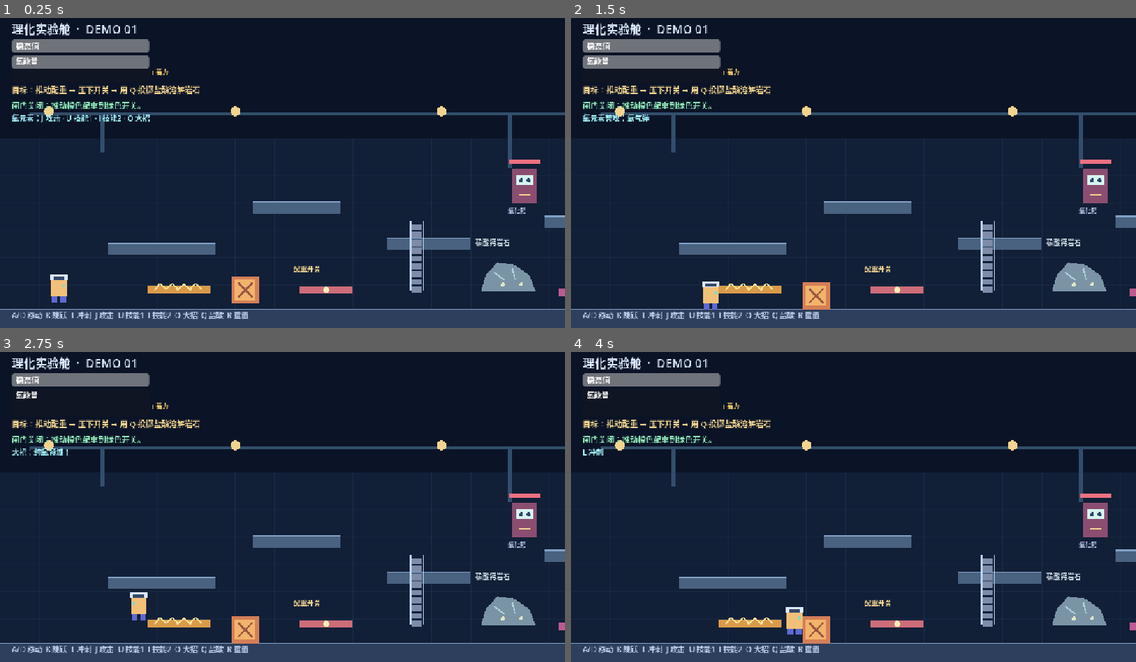
Above: before the commit, frames 1-4 (two rows, left to right).
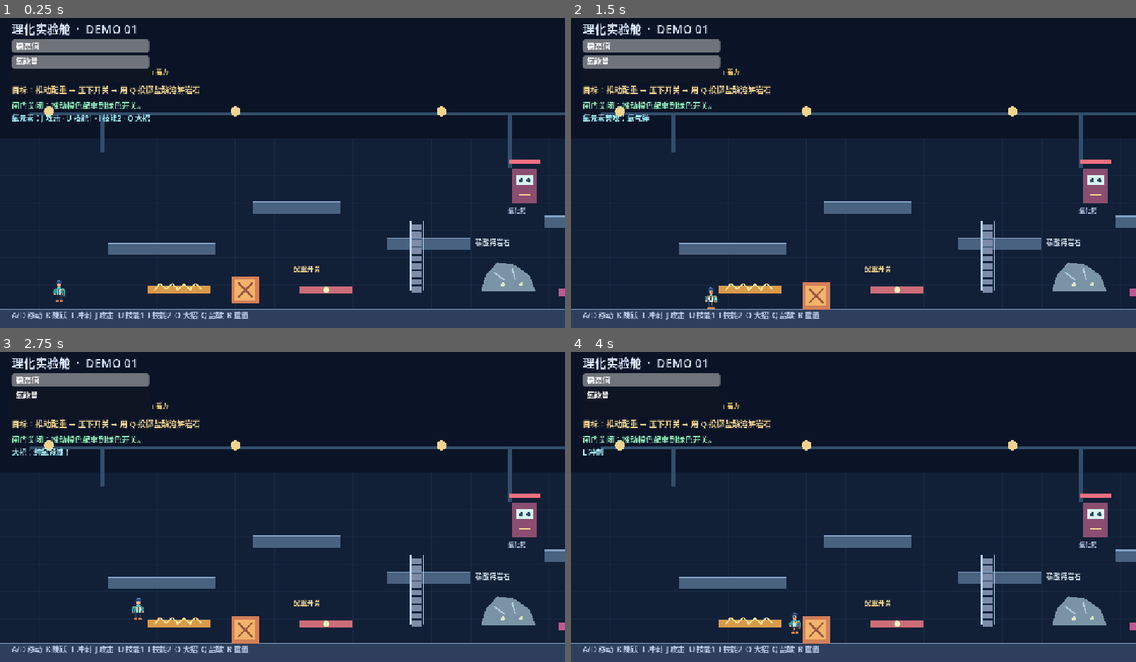
Above: after the commit, the same moments.

Repository: XHTimmo/biggamejam261002
Game: Godot game, scene res://main.tscn
The game is run twice, just before and just after one commit, with the same random seed, the same clock (stepped at 60 frames per second) and the same inputs.
Inputs (mouse positions are in pixels of both pictures, inside the frame that each line leads up to):
- Up to frame 1 (0.25 s): no input
- Up to frame 2 (1.5 s): move the mouse to (977, 154) at 0.52 s; hold D (move_right) from 0.53 s (still down); tap L (dash) at 0.6 s; click (977, 154) at 0.67 s; tap K (jump) at 0.77 s; tap Enter at 1.25 s; move the mouse to (740, 185) at 1.27 s; tap J (oxygen_normal) at 1.35 s
- Up to frame 3 (2.75 s): tap K (jump) at 1.52 s; move the mouse to (339, 432) at 2.02 s; release D (move_right) at 2.03 s; hold A (move_left) from 2.03 s (still down); tap O (oxygen_ultimate) at 2.1 s
- Up to frame 4 (4 s): move the mouse to (825, 565) at 2.77 s; release A (move_left) at 2.78 s; hold D (move_right) from 2.78 s (still down); tap Q (use_acid) at 2.85 s; click (825, 565) at 2.92 s; tap K (jump) at 3.02, 3.77 s; move the mouse to (1023, 550) at 3.52 s; tap L (dash) at 3.6 s

The runs differ from the first frame. In frame 1, 0.3% of the frame differs, in the area x 8-12%, y 82-92%; in frame 2, 0.2%; in frame 3, 0.2%; in frame 4, 0.3%.

Commit message:
feat: add protagonist idle pixel frame

Diff:
--- /dev/null
+++ b/assets/character/hero_idle_01.json
@@ -0,0 +1,56 @@
+{
+	"height": 48,
+	"name": "hero_idle_01",
+	"palette": "res://assets/palette.gpl",
+	"rows": [
+		"................................",
+		"................................",
+		"................................",
+		"................................",
+		"...........11111111111..........",
+		"...........1CEEEEECCC1..........",
+		"...........1CEEEEECCC1..........",
+		"...........DDDDDDDEEED..........",
+		"..........1DDDDDDDEEECC.........",
+		"..........CCCDDDDDDCCCC.........",
+		"..........CCCDDDDDDCCCC.........",
+		"..........CDAAAAAAAAACC.........",
+		"..........CDAABBBBBBACC.........",
+		"..........CDAA1BBB1BACC.........",
+		"..........CCAA1BBB1BA11.........",
+		"..........11AAAA99AAA11.........",
+		"..........11AAAAAAAAA11.........",
+		"..........11AAAAAAAAA11.........",
+		"..........1111AAAAA1111.........",
+		"..........111HHHHHHH111.........",
+		".......111111HHHHHHH111111......",
+		".......111GGGGGGGGGGGGGHHH......",
+		"....1111GGGLLGGGGGGGLLGHHHL111..",
+		"....1111GGGLL7722777LLGGLLL441..",
+		"....1GGGGGGLL882HH88LLGGLLLGG1..",
+		"....FFGGGGGLLMM2HHMMLLGGG4GHH1..",
+		"....FFGGGGG78MM2HHMM8GGGG4IHH1..",
+		"....FFGGGGG78882HH888GGGG4IHH1..",
+		"....FFGGGGG78882HH888GGGG4IHH1..",
+		"....FFGGGFFF8882HH888FFGG4IHH1..",
+		"....FFGGGFFF8882HH888FFGG4IHH1..",
+		"....1AAAAFFF8882HH888FFAA4GHH1..",
+		"....1AAAAFFF8882HH888FFAA4GHH1..",
+		"....1AAAAFFF888888888FFAA4GHH1..",
+		"....1111111333311133331114GGG1..",
+		".......1111322L111L22311KKKKK1..",
+		"..........1322L1.1L2231.KKKKK1..",
+		"..........1322L1.1L2231.111111..",
+		"..........1322L1.1L2231.111111..",
+		"..........1322L1.1L2231.........",
+		"..........1322L1.1L2231.........",
+		"..........1322L1.1L2231.........",
+		"..........132221.122231.........",
+		"..........132221.122231.........",
+		"........11KKMMKK11KKMMKK1.......",
+		"........11KKKKKK11KKKKKK1.......",
+		"........1LLLLLLL11LLLLLLL.......",
+		"........1LLLLLLL11LLLLLLL......."
+	],
+	"width": 32
+}
--- a/player.gd
+++ b/player.gd
@@ -1,4 +1,6 @@
 extends CharacterBody2D
+
+const HERO_IDLE_TEXTURE = preload("res://assets/character/hero_idle_01.png")
 
 signal stability_changed(value: float, maximum: float)
 signal acid_requested(origin: Vector2, direction: Vector2)
@@ -31,10 +33,15 @@
 var skill_cooldown := 0.0
 var dash_timer := 0.0
 var dash_cooldown := 0.0
+var hero_sprite: Sprite2D
 
 func _ready() -> void:
 	add_to_group("player")
 	spawn_position = global_position
+	hero_sprite = Sprite2D.new()
+	hero_sprite.texture = HERO_IDLE_TEXTURE
+	hero_sprite.texture_filter = CanvasItem.TEXTURE_FILTER_NEAREST
+	add_child(hero_sprite)
 	queue_redraw()
 
 func _physics_process(delta: float) -> void:
@@ -117,6 +124,8 @@
 			attack_state_changed.emit("大招未就绪：氧能量需要充满")
 
 	move_and_slide()
+	if hero_sprite:
+		hero_sprite.flip_h = facing < 0.0
 	if global_position.y > 900.0:
 		reset_to_spawn()
 	queue_redraw()
@@ -158,13 +167,6 @@
 	player_reset.emit()
 
 func _draw() -> void:
-	# Simple pixel-like researcher placeholder.
-	draw_rect(Rect2(-16, -26, 32, 40), Color("#f2c078"), true)
-	draw_rect(Rect2(-18, -31, 36, 12), Color("#dbe8ff"), true)
-	draw_rect(Rect2(-11, -27, 22, 7), Color("#344a69"), true)
-	draw_rect(Rect2(-14, 14, 11, 12), Color("#5e6ad2"), true)
-	draw_rect(Rect2(3, 14, 11, 12), Color("#5e6ad2"), true)
-	draw_circle(Vector2(10.0 * facing, -8.0), 3.0, Color("#74e0ce"))
 	if charging:
 		var charge_ratio := clampf(charge_time / MAX_CHARGE_TIME, 0.0, 1.0)
 		draw_arc(Vector2.ZERO, 32.0 + charge_ratio * 12.0, -PI * 0.8, PI * 0.8, 24, Color("#ffd76e"), 4.0)
--- /dev/null
+++ b/tools/generate_hero_idle.gd
@@ -0,0 +1,132 @@
+extends SceneTree
+
+const PALETTE = preload("res://assets/palette.gd")
+const WIDTH := 32
+const HEIGHT := 48
+const SYMBOLS := "0123456789ABCDEFGHIJKLMNOPQRSTUV"
+
+var pixels: Array = []
+
+func _initialize() -> void:
+	for y in range(HEIGHT):
+		var row: Array[String] = []
+		row.resize(WIDTH)
+		row.fill(".")
+		pixels.append(row)
+
+	# Deep-blue silhouette outline.
+	_rect(11, 4, 21, 13, "1")
+	_rect(10, 8, 22, 19, "1")
+	_rect(13, 17, 19, 22, "1")
+	_rect(7, 20, 25, 35, "1")
+	_rect(4, 22, 10, 34, "1")
+	_rect(22, 22, 28, 34, "1")
+	_rect(10, 33, 15, 46, "1")
+	_rect(17, 33, 22, 46, "1")
+	_rect(8, 44, 16, 48, "1")
+	_rect(16, 44, 24, 48, "1")
+	_rect(24, 22, 29, 38, "1")
+
+	# Hair: dark blue base, blue body, bright blue edge highlights.
+	_rect(12, 5, 20, 8, "C")
+	_rect(11, 7, 21, 11, "D")
+	_rect(10, 9, 12, 14, "C")
+	_rect(19, 8, 22, 13, "C")
+	_rect(13, 5, 17, 6, "E")
+	_rect(18, 7, 20, 8, "E")
+	_rect(11, 11, 12, 13, "D")
+
+	# Face and neck.
+	_rect(12, 11, 20, 17, "A")
+	_rect(14, 12, 19, 14, "B")
+	_rect(13, 15, 19, 17, "A")
+	_rect(14, 13, 14, 14, "1")
+	_rect(18, 13, 18, 14, "1")
+	_rect(16, 15, 17, 15, "9")
+	_rect(14, 18, 18, 21, "A")
+	_rect(13, 19, 19, 20, "H")
+
+	# Short teal academy jacket and light experimental inner shirt.
+	_rect(8, 22, 12, 32, "F")
+	_rect(19, 22, 24, 32, "F")
+	_rect(10, 21, 22, 24, "G")
+	_rect(11, 23, 21, 33, "7")
+	_rect(12, 24, 20, 33, "8")
+	_rect(8, 22, 10, 29, "G")
+	_rect(21, 22, 24, 30, "G")
+	_rect(9, 29, 11, 33, "F")
+	_rect(21, 29, 23, 33, "F")
+	_rect(11, 22, 12, 25, "L")
+	_rect(20, 22, 21, 25, "L")
+	_rect(15, 23, 16, 32, "2")
+	_rect(16, 24, 17, 32, "H")
+	_rect(13, 25, 14, 26, "M")
+	_rect(18, 25, 19, 26, "M")
+
+	# Arms and hands.
+	_rect(5, 24, 8, 31, "G")
+	_rect(23, 24, 26, 31, "G")
+	_rect(5, 31, 8, 33, "A")
+	_rect(23, 31, 26, 33, "A")
+	_rect(4, 25, 5, 30, "F")
+	_rect(26, 25, 27, 30, "F")
+
+	# Dark pants with a bright academy stripe.
+	_rect(11, 34, 14, 44, "3")
+	_rect(18, 34, 21, 44, "3")
+	_rect(12, 35, 14, 44, "2")
+	_rect(18, 35, 20, 44, "2")
+	_rect(14, 35, 14, 41, "L")
+	_rect(18, 35, 18, 41, "L")
+
+	# Orange-accented experiment boots.
+	_rect(10, 44, 15, 46, "K")
+	_rect(18, 44, 23, 46, "K")
+	_rect(9, 46, 15, 47, "L")
+	_rect(18, 46, 24, 47, "L")
+	_rect(12, 44, 13, 44, "M")
+	_rect(20, 44, 21, 44, "M")
+
+	# Oxygen canister and hose on the back.
+	_rect(25, 23, 28, 36, "4")
+	_rect(26, 24, 28, 35, "G")
+	_rect(27, 25, 28, 33, "H")
+	_rect(26, 26, 26, 30, "I")
+	_rect(24, 22, 26, 24, "L")
+	_rect(23, 21, 25, 22, "H")
+	_rect(24, 35, 28, 36, "K")
+
+	# Export PNG and an editable palette-index source grid.
+	var output_dir := ProjectSettings.globalize_path("res://assets/character")
+	DirAccess.make_dir_recursive_absolute(output_dir)
+	var image := Image.create(WIDTH, HEIGHT, false, Image.FORMAT_RGBA8)
+	for y in range(HEIGHT):
+		for x in range(WIDTH):
+			var symbol: String = pixels[y][x]
+			if symbol == ".":
+				image.set_pixel(x, y, Color(0, 0, 0, 0))
+			else:
+				var index := SYMBOLS.find(symbol)
+				image.set_pixel(x, y, PALETTE.COLORS[index])
+	image.save_png("res://assets/character/hero_idle_01.png")
+
+	var rows: Array[String] = []
+	for row in pixels:
+		rows.append("".join(row))
+	var source := {
+		"name": "hero_idle_01",
+		"width": WIDTH,
+		"height": HEIGHT,
+		"palette": "res://assets/palette.gpl",
+		"rows": rows
+	}
+	var source_file := FileAccess.open("res://assets/character/hero_idle_01.json", FileAccess.WRITE)
+	source_file.store_string(JSON.stringify(source, "\t"))
+	print("Generated hero idle frame: res://assets/character/hero_idle_01.png")
+	quit()
+
+func _rect(x0: int, y0: int, x1: int, y1: int, symbol: String) -> void:
+	for y in range(y0, y1 + 1):
+		for x in range(x0, x1 + 1):
+			if x >= 0 and x < WIDTH and y >= 0 and y < HEIGHT:
+				pixels[y][x] = symbol
Binary file added: assets/character/hero_idle_01.png
Not shown, added: tools/generate_hero_idle.gd.uid
